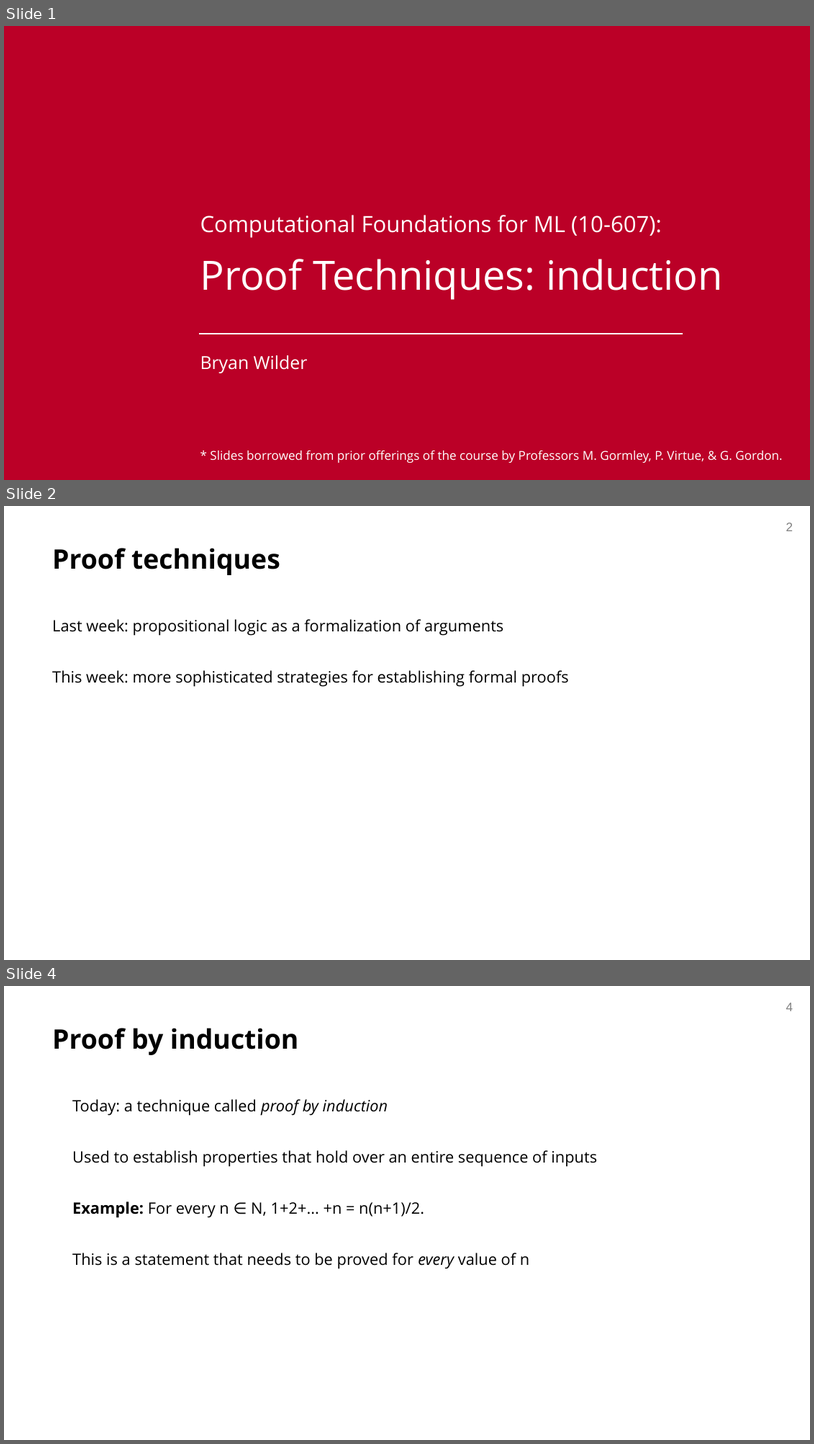
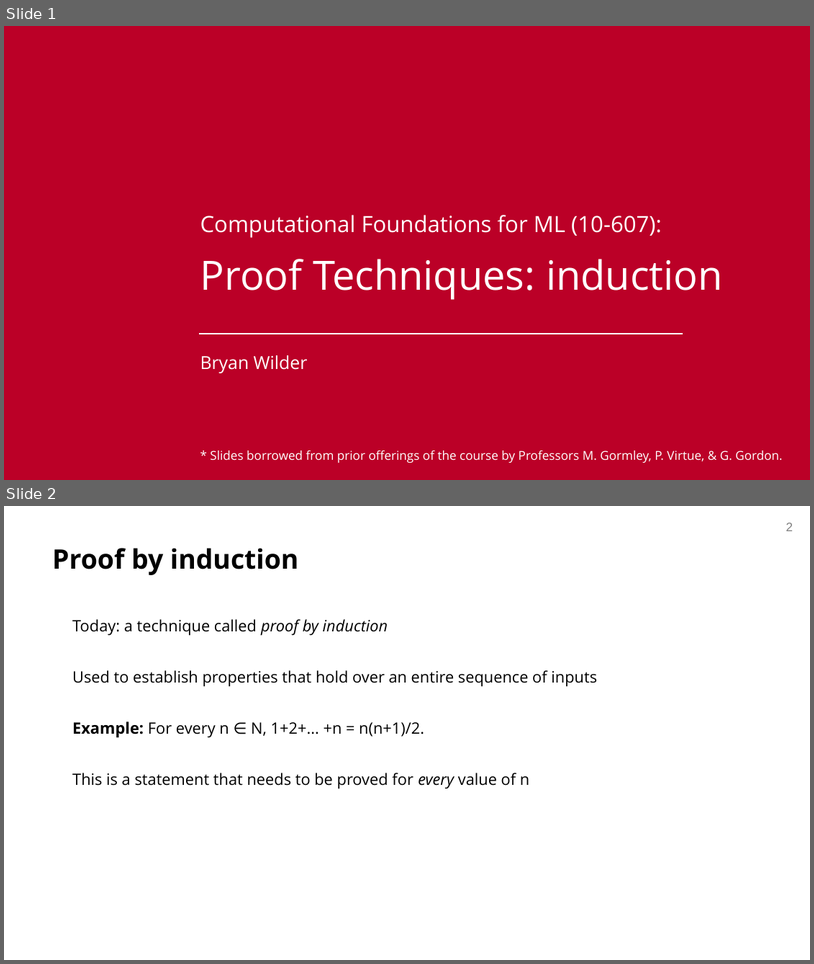
Before and after one commit to bwilder0/10607-f24, a slide deck: files/lecture_4.pptx. Shown one above the other, each under a label of ours: slides 1, 2 and 4 before the commit, slides 1 and 2 after it; the slides between them are not shown. The pictures are 814x1444 and 814x964 pixels, drawn with LibreOffice and Linux fonts; fonts in the diff are those of the drawing; background and template pictures are left out. Boxes give left, top, right and bottom in pixels: in the first picture for what was removed or moved away, otherwise in the second. Text is boxed around its words. In the diff, an @@ line names an element or a change of style, - is before the commit and + after.

```diff
--- a/files/lecture_4.pptx
+++ b/files/lecture_4.pptx
@@ slide 2 removed at [4, 506, 810, 960], background #FFFFFF; not listed: 1 template element that a slide beside it also shows @@
@@ title removed at [52, 548, 280, 575] @@
-Proof techniques
@@ text removed at [52, 619, 569, 687] @@
-Last week: propositional logic as a formalization of arguments
-This week: more sophisticated strategies for establishing formal proofs
@@ what was slide 4 is now slide 2 @@
@@ page number at [787, 523, 794, 531]: text changed @@
-4
+2
```
Also in this commit, not shown: 2 slides changed, 2 slides added, 1 other slide removed.
